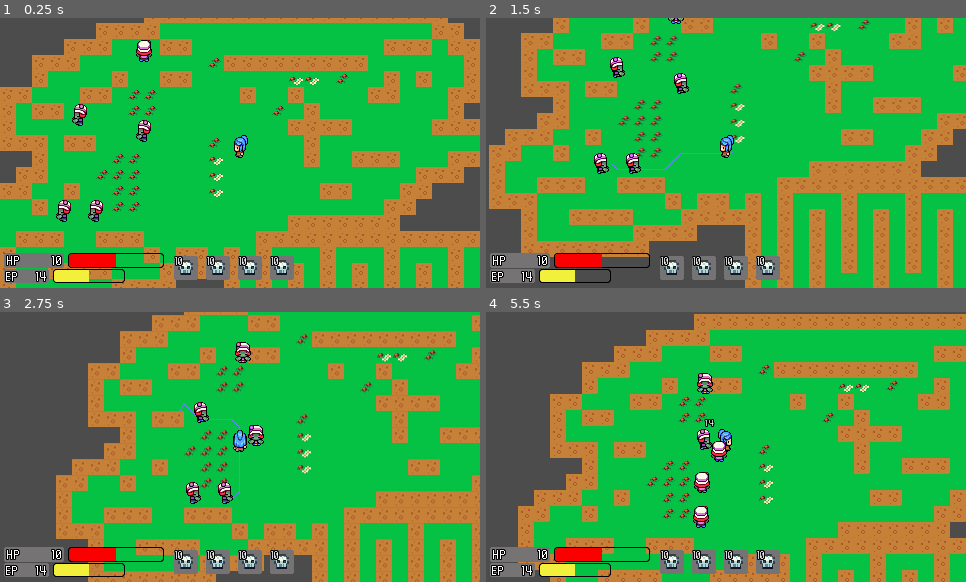
Above: before the commit, frames 1-4 (two rows, left to right).
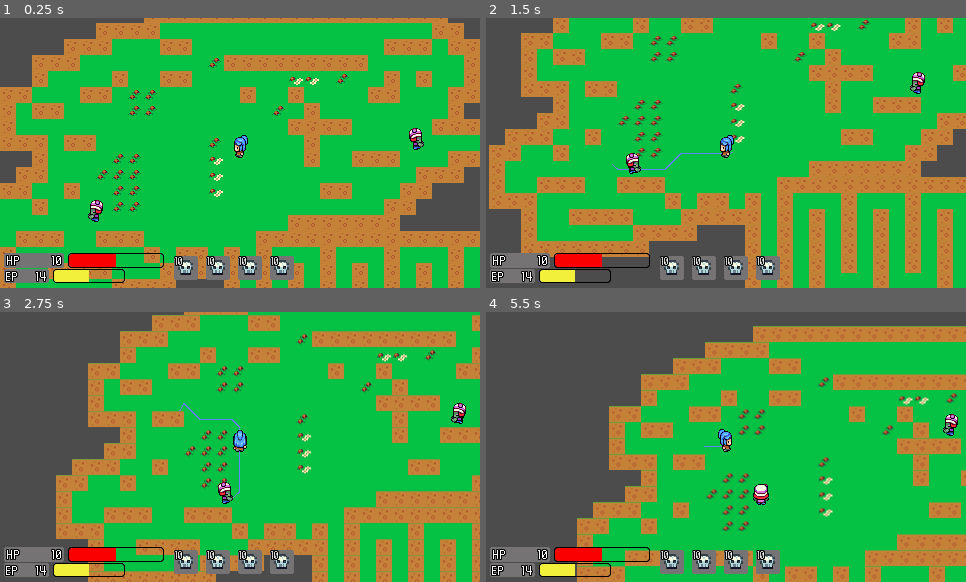
Above: after the commit, the same moments.

Repository: destroysound/DungeonCrawl
Game: Godot game, scene res://GameScene.tscn
Two runs of this game, one before a commit and one after it. Both use one fixed random seed, a clock stepped at 60 frames per second and the inputs below.
Inputs (mouse positions are in pixels of both pictures, inside the frame that each line leads up to):
- Up to frame 1 (0.25 s): no input
- Up to frame 2 (1.5 s): move the mouse to (548, 212) at 0.52 s; click (548, 212) at 0.67 s; move the mouse to (606, 163) at 1.27 s; click (606, 163) at 1.42 s
- Up to frame 3 (2.75 s): move the mouse to (187, 360) at 2.02 s; click (187, 360) at 2.17 s
- Up to frame 4 (5.5 s): move the mouse to (730, 355) at 2.77 s; click (730, 355) at 2.92 s; move the mouse to (721, 501) at 3.52 s; click (721, 501) at 3.67 s; move the mouse to (582, 406) at 4.27 s; click (582, 406) at 4.42 s; move the mouse to (750, 447) at 5.02 s; click (750, 447) at 5.17 s

The runs differ from the first frame. In frame 1, 1.0% of the frame differs, in the area x 11-89%, y 8-76%; in frame 2, 0.8%; in frame 3, 1.0%; in frame 4, 41%, in the area x 6-100%, y 0-100%.

Commit message:
take dmg and die

Diff:
--- a/GameScene.tscn
+++ b/GameScene.tscn
@@ -38,25 +38,13 @@
 current = true
 
 [node name="Enemy" parent="YSort" instance=ExtResource( 3 )]
-position = Vector2( -176, 64 )
+position = Vector2( 176, -8 )
 collision_mask = 2147483652
 
 [node name="Enemy2" parent="YSort" instance=ExtResource( 3 )]
 position = Vector2( -144, 64 )
 collision_mask = 2147483652
 
-[node name="Enemy3" parent="YSort" instance=ExtResource( 3 )]
-position = Vector2( -160, -32 )
-collision_mask = 2147483652
-
-[node name="Enemy4" parent="YSort" instance=ExtResource( 3 )]
-position = Vector2( -96, -96 )
-collision_mask = 2147483652
-
-[node name="Enemy5" parent="YSort" instance=ExtResource( 3 )]
-position = Vector2( -96, -16 )
-collision_mask = 2147483652
-
 [node name="Skillshot" type="Line2D" parent="."]
 modulate = Color( 1, 1, 1, 0.498039 )
 begin_cap_mode = 2
--- a/Player.gd
+++ b/Player.gd
@@ -21,6 +21,8 @@
 var damageText = preload("res://DamageText.tscn")
 
 func _ready ():
+	maxHp = 1000
+	curHp = 1000
 	#ui.update_level_text(curLevel)
 	#ui.update_health_bar(curHp, maxHp)
 	#ui.update_xp_bar(curXp,xpToNextLevel)
@@ -116,7 +118,6 @@
 
 func take_damage (dmgToTake):
 	.take_damage(dmgToTake)
-	ui.update_health_bar(curHp, maxHp)
 
 func select_enemy(enemy):
 	if selectedEnemy:
--- a/StatEntity.gd
+++ b/StatEntity.gd
@@ -1,7 +1,7 @@
 extends KinematicBody2D
 
-var curHp : int = 7
-var maxHp : int = 10
+var curHp : int = 50
+var maxHp : int = 50
 var damage : = 5
 var attackRate : = 10.0
 var attackRange : = 20
@@ -12,10 +12,13 @@
 var rng = RandomNumberGenerator.new()
 
 func roll_damage ():
+	var dmgToTake : int = rng.randi_range(1, attackRandom) + attackBase
 	var critted : bool = rng.randf_range(0,1) < critChance
 	if critted:
-		return [(rng.randi_range(0, attackRandom-1) + attackBase) * 2, critted]
-	return [rng.randi_range(0, attackRandom-1) + attackBase, critted]
+		dmgToTake = (rng.randi_range(0, attackRandom-1) + attackBase) * 2
+	take_damage(dmgToTake)
+	return [dmgToTake, critted]
+
 
 func take_damage (dmgToTake):
 	curHp -= dmgToTake
@@ -23,4 +26,4 @@
 		die()
 
 func die():
-	pass
+	queue_free()
